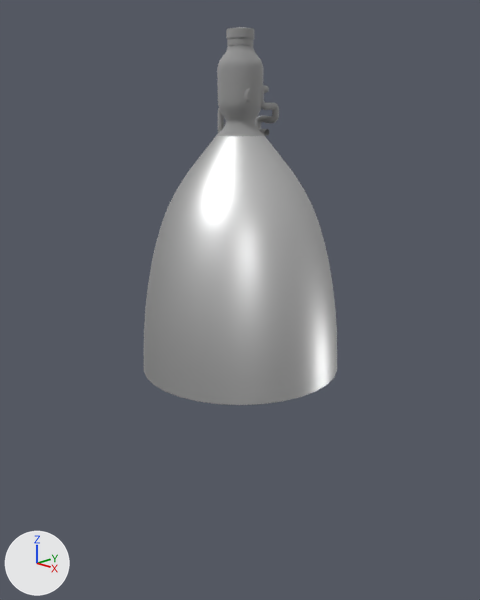
Before and after pictures for a commit that changed the Blender file m1d.blend.
Both versions are drawn from a 50 mm camera at (5.13, -5.14, 1.01) aimed at (0.01, -0.01, -1.12). Arrows for +X, +Y and +Z are at lower left; the lights stay in place. The same objects are shown in both versions, whatever each file hides.

The first picture shows 'nozzle cooling.001', 'nozzle.001'.
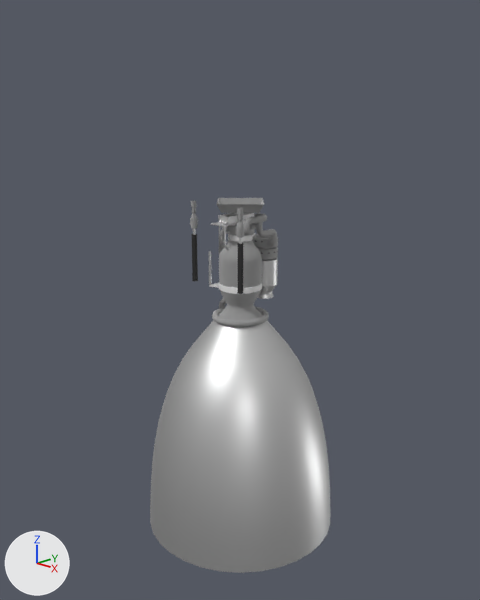
Boxes [x1, y1, x2, y2] around the edits, measured in the pictures (480 x 600 px):
'nozzle.001', moved
    before: [144, 27, 337, 405]
    after: [150, 223, 330, 573]
'nozzle cooling.001', moved
    before: [218, 85, 279, 136]
    after: [212, 213, 277, 327]

Diff of the bpy script that builds the scene:
```diff
--- a/m1d.blend.py
+++ b/m1d.blend.py
@@ ob_nozzle_001 @@
 ob_nozzle_001 = bpy.data.objects.new('nozzle.001', me_mvac_nozzle)
-ob_nozzle_001.location = (0.0, 0.0, 0.0)
+ob_nozzle_001.location = (0.0, 0.0, -2.0)
 _m = ob_nozzle_001.modifiers.new('Bevel', 'BEVEL')
@@ ob_nozzle_cooling_001 @@
 ob_nozzle_cooling_001 = bpy.data.objects.new('nozzle cooling.001', me_mvac_nozzle_cooling)
-ob_nozzle_cooling_001.location = (0.0, 0.0, 0.0)
+ob_nozzle_cooling_001.location = (0.0, 0.0, -1.35)
```
